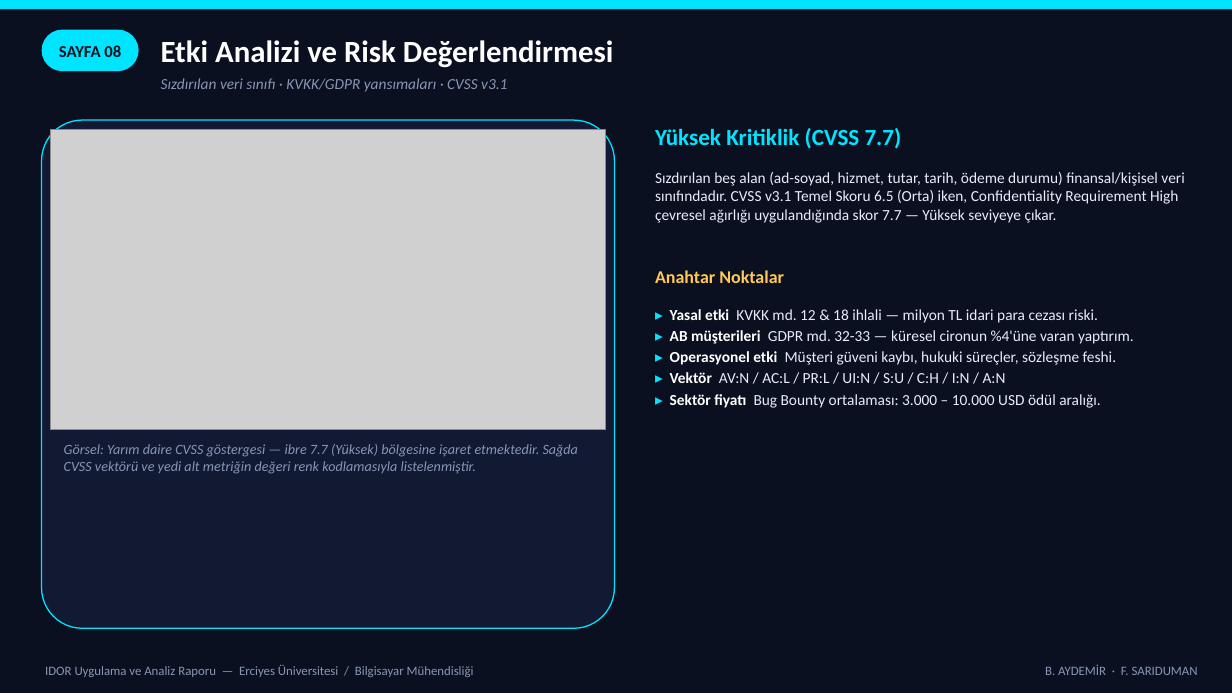
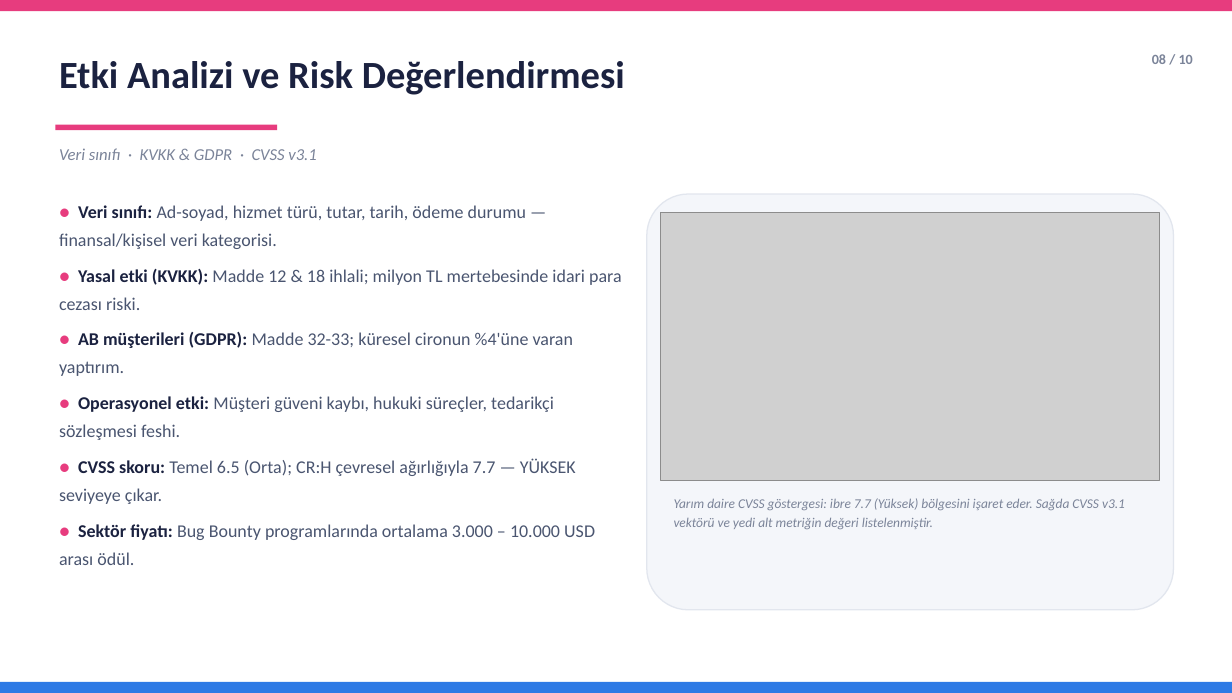
Before and after one commit to aydemirbrkay/IDOR, a slide deck: slide 9 of IDOR_Sunum.pptx. Drawn at 1232x693 pixels with LibreOffice and Linux fonts; fonts in the diff are those of the drawing; grey boxes stand for pictures. Boxes give left, top, right and bottom in pixels: in the first picture for what was removed or moved away, otherwise in the second. Text is boxed around its words. In the diff, an @@ line names an element or a change of style, - is before the commit and + after.

```diff
--- a/IDOR_Sunum.pptx
+++ b/IDOR_Sunum.pptx
@@ rectangle at (0,0,1232,11): fill #00E5FF to #E73C7E @@
@@ rectangle removed at (0,0,1232,693) @@
@@ rounded rectangle removed at (42,30,139,71) @@
@@ text "Etki Analizi ve Risk Değerlendirmesi": place and size @@
-text "Etki Analizi ve Risk Değerlendirmesi" at (161,40,614,68)
+text "Etki Analizi ve Risk Değerlendirmesi" at (59,61,625,95)
@@ text "Etki Analizi ve Risk Değerlendirmesi" at (59,61,625,95): size 24 to 30 pt, text colour #FFFFFF to #1B2240; line spacing 1 to 1.15; vertical alignment middle to top @@
@@ text "08 / 10" at (1152,54,1193,64): vertical alignment middle to top @@
@@ text at (1152,54,1193,64): text changed; size 13 to 11 pt; text colour #0B1020 to #7B8499 @@
-SAYFA 08
+08 / 10
@@ rounded rectangle removed at (42,120,615,628) @@
@@ picture removed at (51,129,605,430) @@
@@ rectangle added at (55,125,277,130), fill #E73C7E @@
@@ text at (59,148,317,160): text changed; size 12 to 13 pt; text colour #8896B5 to #7B8499 @@
-Sızdırılan veri sınıfı · KVKK/GDPR yansımaları · CVSS v3.1
+Veri sınıfı · KVKK & GDPR · CVSS v3.1
@@ text removed at (655,128,902,149) @@
-Yüksek Kritiklik (CVSS 7.7)
@@ text removed at (655,172,1184,223) @@
-Sızdırılan beş alan (ad-soyad, hizmet, tutar, tarih, ödeme durumu) finansal/kişisel veri sınıfındadır. CVSS v3.1 Temel Skoru 6.5 (Orta) iken, Confidentiality Requirement High çevresel ağırlığı uygulandığında skor 7.7 — Yüksek seviyeye çıkar.
@@ text at (59,205,622,565): text changed; size 12 to 14 pt; text colour #E8ECF8 to #4A5570 @@
-▸ Yasal etki KVKK md. 12 & 18 ihlali — milyon TL idari para cezası riski.
-▸ AB müşterileri GDPR md. 32-33 — küresel cironun %4'üne varan yaptırım.
-▸ Operasyonel etki Müşteri güveni kaybı, hukuki süreçler, sözleşme feshi.
-▸ Vektör AV:N / AC:L / PR:L / UI:N / S:U / C:H / I:N / A:N
-▸ Sektör fiyatı Bug Bounty ortalaması: 3.000 – 10.000 USD ödül aralığı.
+● Veri sınıfı: Ad-soyad, hizmet türü, tutar, tarih, ödeme durumu — finansal/kişisel veri kategorisi.
+● Yasal etki (KVKK): Madde 12 & 18 ihlali; milyon TL mertebesinde idari para cezası riski.
+● AB müşterileri (GDPR): Madde 32-33; küresel cironun %4'üne varan yaptırım.
+● Operasyonel etki: Müşteri güveni kaybı, hukuki süreçler, tedarikçi sözleşmesi feshi.
+● CVSS skoru: Temel 6.5 (Orta); CR:H çevresel ağırlığıyla 7.7 — YÜKSEK seviyeye çıkar.
+● Sektör fiyatı: Bug Bounty programlarında ortalama 3.000 – 10.000 USD arası ödül.
@@ rounded rectangle added at (647,194,1174,610), fill #F4F6FA, outline #E2E6EE 1 pt @@
@@ picture added at (661,213,1160,481) @@
@@ text removed at (655,270,784,283) @@
-Anahtar Noktalar
@@ text at (674,498,1125,529): text changed; size 11 to 10.5 pt; text colour #8896B5 to #7B8499 @@
-Görsel: Yarım daire CVSS göstergesi — ibre 7.7 (Yüksek) bölgesine işaret etmektedir. Sağda CVSS vektörü ve yedi alt metriğin değeri renk kodlamasıyla listelenmiştir.
+Yarım daire CVSS göstergesi: ibre 7.7 (Yüksek) bölgesini işaret eder. Sağda CVSS v3.1 vektörü ve yedi alt metriğin değeri listelenmiştir.
@@ rectangle added at (0,682,1232,693), fill #2D7AE5 @@
@@ text removed at (45,665,474,677) @@
-IDOR Uygulama ve Analiz Raporu — Erciyes Üniversitesi / Bilgisayar Mühendisliği
@@ text removed at (1045,664,1198,675) @@
-B. AYDEMİR · F. SARIDUMAN
```
Also in this commit, not shown: 11 other slides changed.
